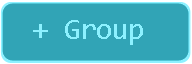
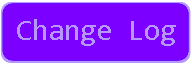
Layer changes from the first 192px x 64px image to the second:
added layer "Change Log" above "changelog" over [17, 19, 176, 46]
hid "+ Group" over [33, 20, 143, 45]
added layer "Shape 1 copy 5" above "Shape 1 copy 3" over [0, 2, 191, 63]
hid "Shape 1 copy 2" over [0, 2, 191, 63]
